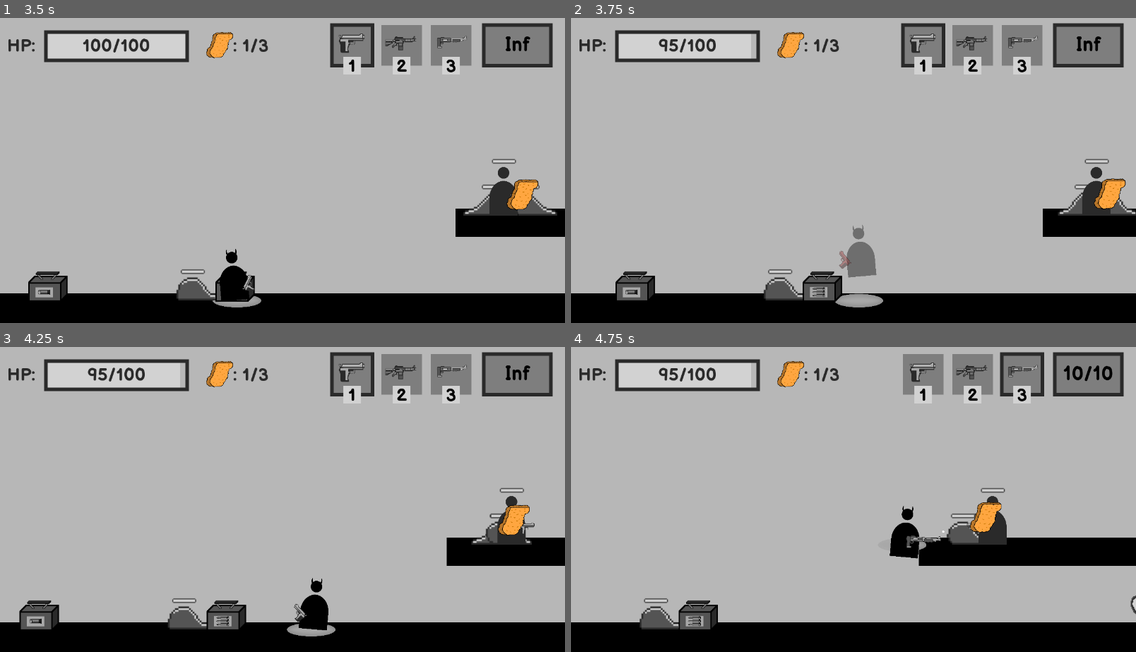
Above: before the commit, frames 1-4 (two rows, left to right).
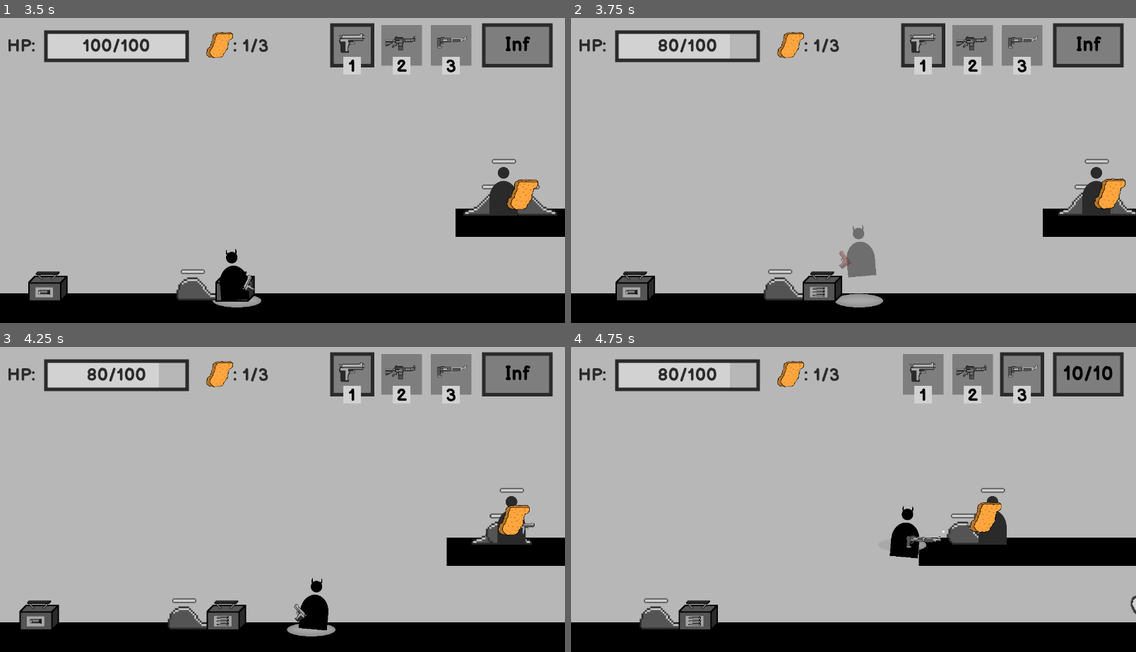
Above: after the commit, the same moments.

Repository: BesterCoder/nuggie-collector
Game: Godot game, scene res://menus/main/MainMenu.tscn
Two runs of this game, one before a commit and one after it. Both use one fixed random seed, a clock stepped at 60 frames per second and the inputs below.
Inputs (mouse positions are in pixels of both pictures, inside the frame that each line leads up to):
- Up to frame 1 (3.5 s): click "Play" at 0.5 s; move the mouse to (406, 161) at 1.27 s; hold E (interact) 1.28-2.03 s; hold D (move_right) 1.28-2.78 s; tap W (jump) at 1.52, 2.27 s; move the mouse to (169, 191) at 2.02 s; click (169, 191) at 2.1 s; move the mouse to (339, 106) at 2.77 s; hold A (move_left) from 2.78 s (still down); tap 1 (select_pistol) at 2.85 s
- Up to frame 2 (3.75 s): move the mouse to (825, 240) at 3.52 s; release A (move_left) at 3.53 s; hold D (move_right) from 3.53 s (still down); tap 2 (select_rifle) at 3.6 s
- Up to frame 3 (4.25 s): keep holding D (move_right); tap W (jump) at 3.77 s
- Up to frame 4 (4.75 s): keep holding D (move_right); move the mouse to (1023, 554) at 4.27 s; tap 3 (select_shotgun) at 4.35 s; tap W (jump) at 4.52 s

Frame 1 is identical in both runs. In frame 2, 0.4% of the frame differs, in the area x 15-32%, y 5-14%; in frame 3, 0.4%; in frame 4, 0.4%.

Commit message:
Override stats with defined amounts
Use predifined values for each level to makes sure
that we have the correct amount of damage and hp on
enemies.

Diff:
--- a/characters/enemies/shooter/EnemyShooter.gd
+++ b/characters/enemies/shooter/EnemyShooter.gd
@@ -5,6 +5,19 @@
 	WEAPON_RIFLE = 2,
 	WEAPON_SHOTGUN = 3
 }
+
+# [DMG, HP]
+const STATS = [
+	[10, 1],
+	[15, 2],
+	[25, 3],
+	[35, 4],
+	[50, 6],
+	[75, 8],
+	[115, 12],
+	[170, 18],
+	[260, 26]
+]
 
 export var weapon_type = 1
 
@@ -30,6 +43,10 @@
 	weapon.position.x = $Body.texture.get_width() * direction - offset
 
 func _child_ready():
+	var level = Level.get_current_level()
+	hp_amount = STATS[level - 1][1]
+	current_hp = hp_amount
+	damage_amount = STATS[level - 1][0]
 	$Pistol.visible = false
 	$Rifle.visible = false
 	$Shotgun.visible = false
--- a/characters/enemies/slime/EnemySlime.gd
+++ b/characters/enemies/slime/EnemySlime.gd
@@ -1,7 +1,22 @@
 extends EnemyBase
 
+const STATS = [
+	[20, 2],
+	[30, 3],
+	[45, 5],
+	[70, 7],
+	[100, 11],
+	[150, 16],
+	[230, 23],
+	[340, 35],
+	[510, 52]
+]
 
 func _child_ready():
+	var level = Level.get_current_level()
+	hp_amount = STATS[level - 1][1]
+	current_hp = hp_amount
+	damage_amount = STATS[level - 1][0]
 
 	if moving:
 		$SlimeAnimation.play("moving")
